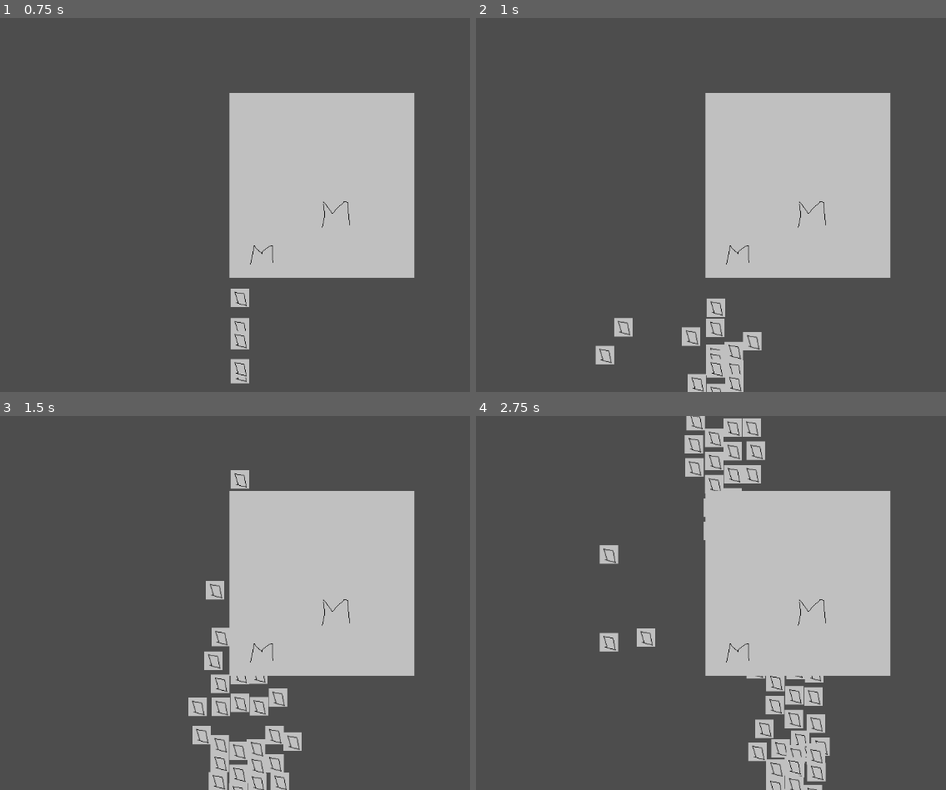
Above: before the commit, frames 1-4 (two rows, left to right).
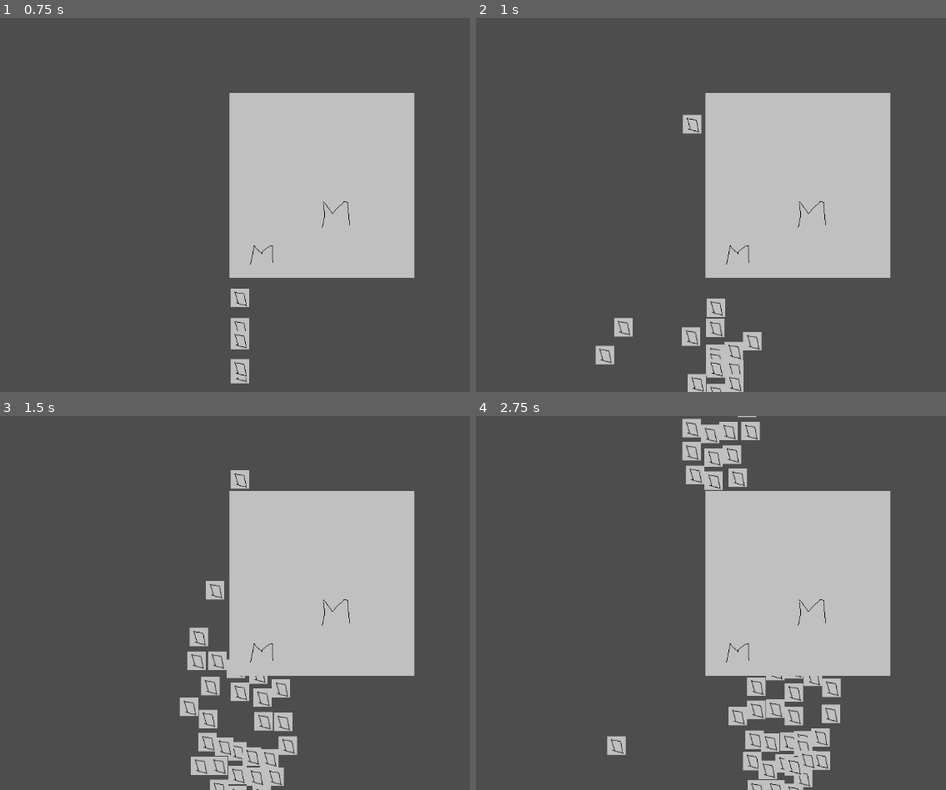
Above: after the commit, the same moments.

Repository: nfraprado/gamejam-2026-01-27
Game: Godot game, scene res://main.tscn
The game is run twice, just before and just after one commit, with the same random seed, the same clock (stepped at 60 frames per second) and the same inputs.
Inputs:
- Up to frame 1 (0.75 s): tap Enter at 0.5 s; hold A (SendLane1) from 0.53 s (still down)
- Up to frame 2 (1 s): keep holding A (SendLane1)
- Up to frame 3 (1.5 s): release A (SendLane1) at 1.28 s; tap S (SendLane2) at 1.35 s
- Up to frame 4 (2.75 s): hold D (SendLane3) from 2.03 s (still down)

Frame 1 is identical in both runs. In frame 2, 0.2% of the frame differs, in the area x 43-49%, y 25-31%; in frame 3, 4.1%; in frame 4, 6.1%, in the area x 26-78%, y 0-100%.
Error before the commit: Parse Error: Cannot find member "ENE" in base "enemy_spawner.gd.Master". (res://enemy_spawner.gd:41)
Error after the commit: Invalid assignment of property or key 'texture' with value of type 'CompressedTexture2D' on a base object of type 'null instance'. (res://unit.gd:35)

Commit message:
Fix typo

Diff:
--- a/enemy_spawner.gd
+++ b/enemy_spawner.gd
@@ -38,4 +38,4 @@
 	var spawn_pos = lane_idx_to_marker(next_lane).get_global_position()
 	add_child(unit)
 	unit.set_global_position(spawn_pos)
-	unit.init_unit(next_unit_type, Master.ENE)
+	unit.init_unit(next_unit_type, Master.ENEMY)
